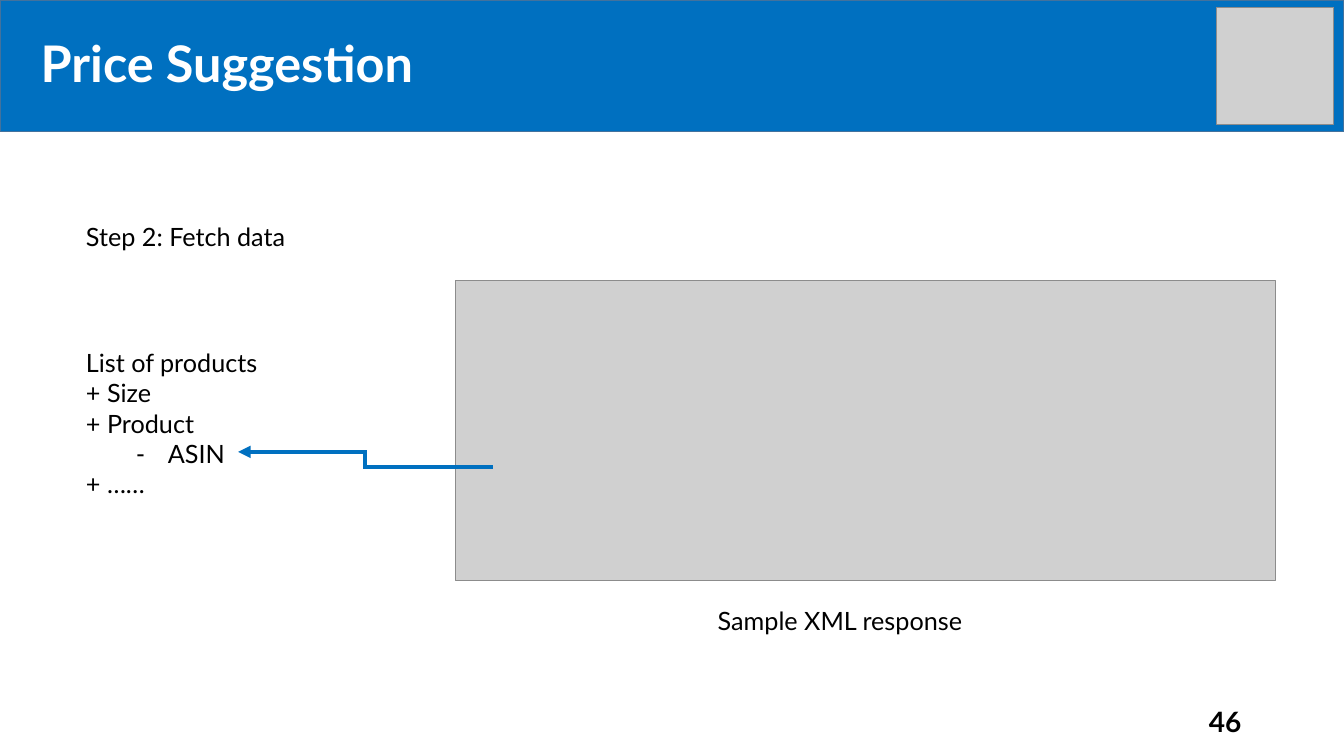
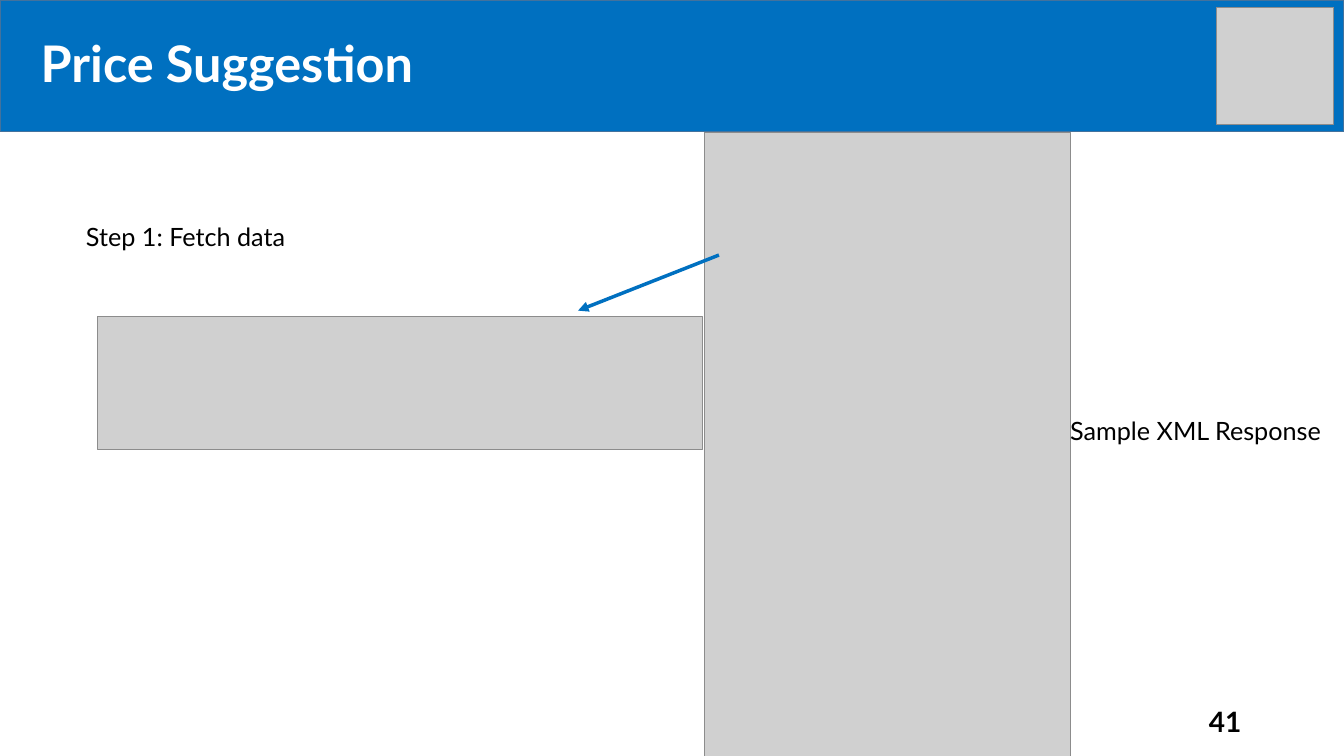
Before and after one commit to tiendan3108/CP, a slide deck: slide 41 of Source/Presentation/PreFinalPresentation.pptx (slide 46 before the commit). Drawn at 1344x756 pixels with LibreOffice and Linux fonts; fonts in the diff are those of the drawing; grey boxes stand for pictures. Boxes give left, top, right and bottom in pixels: in the first picture for what was removed or moved away, otherwise in the second. Text is boxed around its words. In the diff, an @@ line names an element or a change of style, - is before the commit and + after.

Commit message:
update UI

```diff
--- a/Source/Presentation/PreFinalPresentation.pptx
+++ b/Source/Presentation/PreFinalPresentation.pptx
@@ picture added at [705, 132, 1071, 756] @@
@@ text at [86, 227, 285, 250]: text changed @@
-Step 2: Fetch data
+Step 1: Fetch data
@@ arrow added from (719, 255) to (578, 311), #0070C0 2.5 pt @@
@@ picture removed at [456, 280, 1275, 581] @@
@@ picture added at [97, 317, 703, 450] @@
@@ text removed at [86, 353, 257, 464] @@
-List of products
-+ Size
-+ Product
-  – ASIN
-+ ……
@@ text at [1070, 419, 1321, 445]: text changed @@
-Sample XML response
+Sample XML Response
@@ elbow arrow removed from (493, 467) to (238, 452) @@
@@ page number at [1209, 711, 1242, 732]: text changed @@
-46
+41
```
Also in this commit, not shown: 4 other slides changed, 6 slides added, 12 slides removed.
